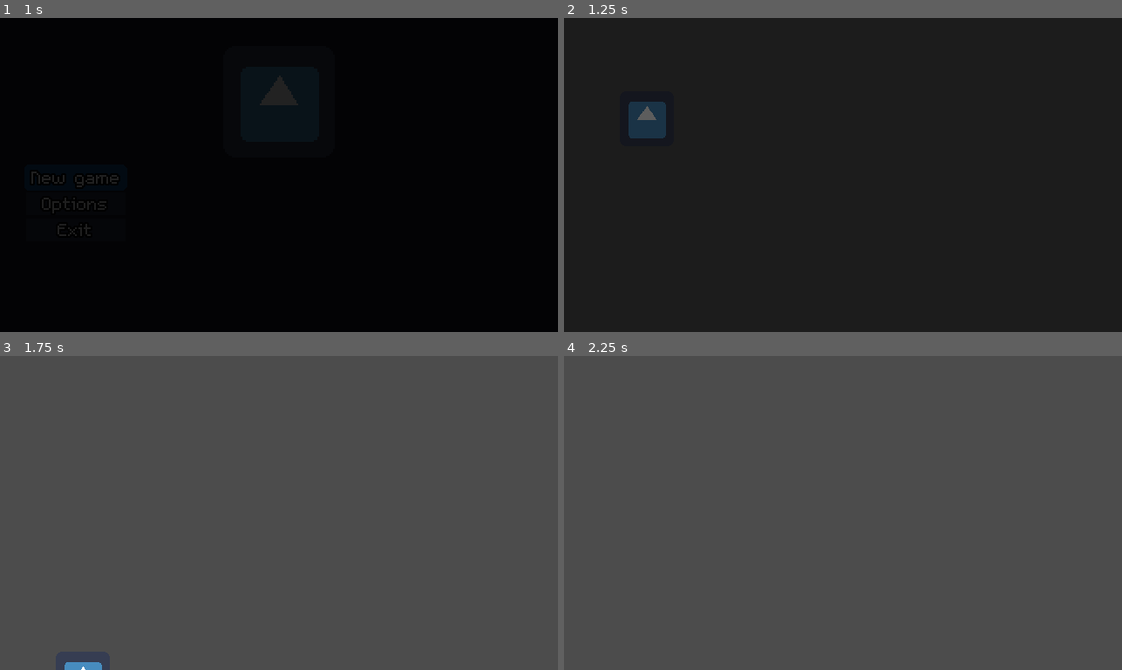
Above: before the commit, frames 1-4 (two rows, left to right).
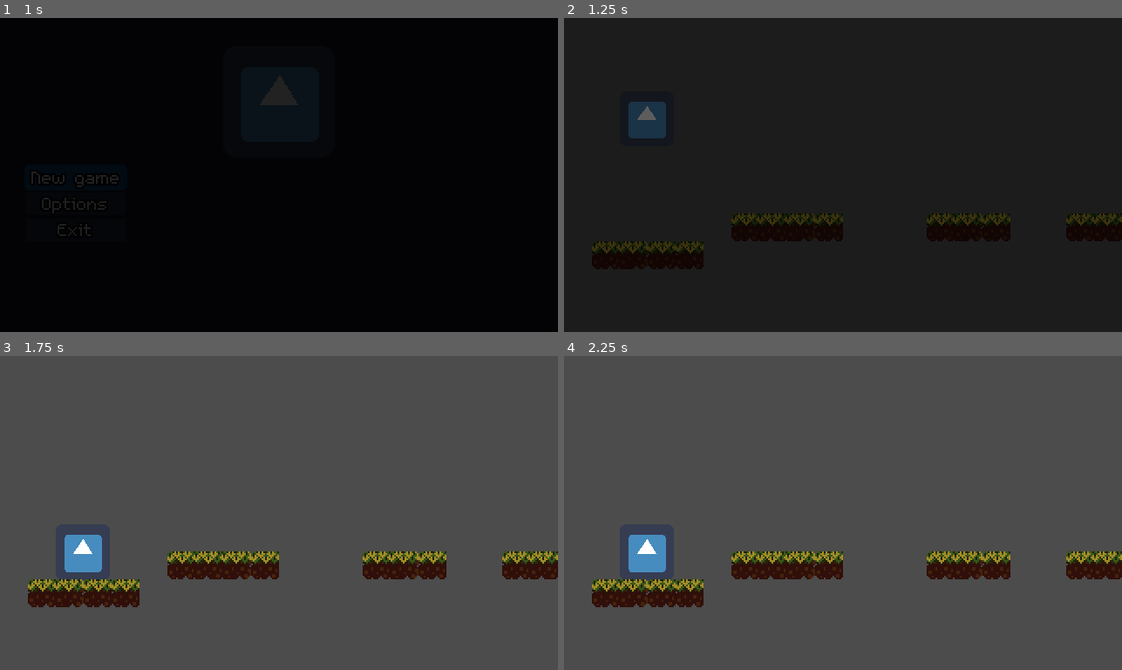
Above: after the commit, the same moments.

Repository: blabtonic/Tipperary-Climber
Game: Godot game, scene res://Game/Game.tscn
Two runs of this game, one before a commit and one after it. Both use one fixed random seed, a clock stepped at 60 frames per second and the inputs below. The engine's default icon, where the game draws it, is replaced by a stand-in: a white triangle on a blue panel in a dark square.
Inputs:
- Up to frame 1 (1 s): click "New game" at 0.5 s
- Up to frame 2 (1.25 s): no input
- Up to frame 3 (1.75 s): tap Enter at 1.25 s; hold D (Right) from 1.28 s (still down); tap Space (Jump) at 1.52 s
- Up to frame 4 (2.25 s): keep holding D (Right)

Frame 1 is identical in both runs. In frame 2, 0.9% of the frame differs, in the area x 5-100%, y 62-75%; in frame 3, 6.5%, in the area x 5-100%, y 56-100%; in frame 4, 6.4%.

Commit message:
created the tilemap as seperate sprites very easy!!

Diff:
--- /dev/null
+++ b/Assets/TileMap/Platform_1.tres
@@ -0,0 +1,113 @@
+[gd_resource type="TileSet" load_steps=3 format=2]
+
+[ext_resource path="res://Assets/TileMap/Sprite Sheet 16x16.png" type="Texture" id=1]
+
+[sub_resource type="RectangleShape2D" id=1]
+extents = Vector2( 8.00731, 7.73333 )
+
+[resource]
+0/name = "0"
+0/texture = ExtResource( 1 )
+0/tex_offset = Vector2( 0, 0 )
+0/modulate = Color( 1, 1, 1, 1 )
+0/region = Rect2( 48, 0, 16, 16 )
+0/tile_mode = 0
+0/occluder_offset = Vector2( 0, 0 )
+0/navigation_offset = Vector2( 0, 0 )
+0/shape_offset = Vector2( 8, 8 )
+0/shape_transform = Transform2D( 1, 0, 0, 1, 8, 8 )
+0/shape = SubResource( 1 )
+0/shape_one_way = false
+0/shape_one_way_margin = 1.0
+0/shapes = [ {
+"autotile_coord": Vector2( 0, 0 ),
+"one_way": false,
+"one_way_margin": 1.0,
+"shape": SubResource( 1 ),
+"shape_transform": Transform2D( 1, 0, 0, 1, 8, 8 )
+} ]
+0/z_index = 0
+1/name = "3"
+1/texture = ExtResource( 1 )
+1/tex_offset = Vector2( 0, 0 )
+1/modulate = Color( 1, 1, 1, 1 )
+1/region = Rect2( 48, 0, 16, 16 )
+1/tile_mode = 0
+1/occluder_offset = Vector2( 0, 0 )
+1/navigation_offset = Vector2( 0, 0 )
+1/shape_offset = Vector2( 8, 8 )
+1/shape_transform = Transform2D( 1, 0, 0, 1, 8, 8 )
+1/shape = SubResource( 1 )
+1/shape_one_way = false
+1/shape_one_way_margin = 1.0
+1/shapes = [ {
+"autotile_coord": Vector2( 0, 0 ),
+"one_way": false,
+"one_way_margin": 1.0,
+"shape": SubResource( 1 ),
+"shape_transform": Transform2D( 1, 0, 0, 1, 8, 8 )
+} ]
+1/z_index = 0
+2/name = "4"
+2/texture = ExtResource( 1 )
+2/tex_offset = Vector2( 0, 0 )
+2/modulate = Color( 1, 1, 1, 1 )
+2/region = Rect2( 48, 0, 16, 16 )
+2/tile_mode = 0
+2/occluder_offset = Vector2( 0, 0 )
+2/navigation_offset = Vector2( 0, 0 )
+2/shape_offset = Vector2( 8, 8 )
+2/shape_transform = Transform2D( 1, 0, 0, 1, 8, 8 )
+2/shape = SubResource( 1 )
+2/shape_one_way = false
+2/shape_one_way_margin = 1.0
+2/shapes = [ {
+"autotile_coord": Vector2( 0, 0 ),
+"one_way": false,
+"one_way_margin": 1.0,
+"shape": SubResource( 1 ),
+"shape_transform": Transform2D( 1, 0, 0, 1, 8, 8 )
+} ]
+2/z_index = 0
+3/name = "2"
+3/texture = ExtResource( 1 )
+3/tex_offset = Vector2( 0, 0 )
+3/modulate = Color( 1, 1, 1, 1 )
+3/region = Rect2( 80, 0, 16, 16 )
+3/tile_mode = 0
+3/occluder_offset = Vector2( 0, 0 )
+3/navigation_offset = Vector2( 0, 0 )
+3/shape_offset = Vector2( 8, 8 )
+3/shape_transform = Transform2D( 1, 0, 0, 1, 8, 8 )
+3/shape = SubResource( 1 )
+3/shape_one_way = false
+3/shape_one_way_margin = 1.0
+3/shapes = [ {
+"autotile_coord": Vector2( 0, 0 ),
+"one_way": false,
+"one_way_margin": 1.0,
+"shape": SubResource( 1 ),
+"shape_transform": Transform2D( 1, 0, 0, 1, 8, 8 )
+} ]
+3/z_index = 0
+4/name = "1"
+4/texture = ExtResource( 1 )
+4/tex_offset = Vector2( 0, 0 )
+4/modulate = Color( 1, 1, 1, 1 )
+4/region = Rect2( 64, 0, 16, 16 )
+4/tile_mode = 0
+4/occluder_offset = Vector2( 0, 0 )
+4/navigation_offset = Vector2( 0, 0 )
+4/shape_offset = Vector2( 8, 8 )
+4/shape_transform = Transform2D( 1, 0, 0, 1, 8, 8 )
+4/shape = SubResource( 1 )
+4/shape_one_way = false
+4/shape_one_way_margin = 1.0
+4/shapes = [ {
+"autotile_coord": Vector2( 0, 0 ),
+"one_way": false,
+"one_way_margin": 1.0,
+"shape": SubResource( 1 ),
+"shape_transform": Transform2D( 1, 0, 0, 1, 8, 8 )
+} ]
+4/z_index = 0
--- a/Levels/LevelScene.tscn
+++ b/Levels/LevelScene.tscn
@@ -1,7 +1,8 @@
-[gd_scene load_steps=4 format=2]
+[gd_scene load_steps=5 format=2]
 
 [ext_resource path="res://icon.png" type="Texture" id=1]
 [ext_resource path="res://Levels/Player.gd" type="Script" id=2]
+[ext_resource path="res://Assets/TileMap/Platform_1.tres" type="TileSet" id=3]
 
 [sub_resource type="RectangleShape2D" id=1]
 extents = Vector2( 14.9961, 15.7834 )
@@ -22,3 +23,9 @@
 
 [node name="CollisionShape2D" type="CollisionShape2D" parent="Player"]
 shape = SubResource( 1 )
+
+[node name="TileMap" type="TileMap" parent="."]
+tile_set = ExtResource( 3 )
+cell_size = Vector2( 16, 16 )
+format = 1
+tile_data = PoolIntArray( 458758, 0, 0, 458759, 4, 0, 458760, 3, 0, 458761, 1, 0, 458765, 1, 0, 458766, 3, 0, 458767, 2, 0, 458770, 2, 0, 458771, 4, 0, 524289, 2, 0, 524290, 3, 0, 524291, 0, 0, 524292, 2, 0 )
--- a/Levels/Tiles.tscn
+++ b/Levels/Tiles.tscn
@@ -24,8 +24,42 @@
 position = Vector2( 8, 8 )
 shape = SubResource( 1 )
 
+[node name="3" type="Sprite" parent="."]
+position = Vector2( 48, 63.8104 )
+texture = ExtResource( 1 )
+centered = false
+region_enabled = true
+region_rect = Rect2( 48, 0, 16, 16 )
+__meta__ = {
+"_edit_group_": true
+}
+
+[node name="StaticBody2D" type="StaticBody2D" parent="3"]
+
+[node name="CollisionShape2D" type="CollisionShape2D" parent="3/StaticBody2D"]
+visible = false
+position = Vector2( 8, 8 )
+shape = SubResource( 1 )
+
+[node name="4" type="Sprite" parent="."]
+position = Vector2( 80, 63.8104 )
+texture = ExtResource( 1 )
+centered = false
+region_enabled = true
+region_rect = Rect2( 48, 0, 16, 16 )
+__meta__ = {
+"_edit_group_": true
+}
+
+[node name="StaticBody2D" type="StaticBody2D" parent="4"]
+
+[node name="CollisionShape2D" type="CollisionShape2D" parent="4/StaticBody2D"]
+visible = false
+position = Vector2( 8, 8 )
+shape = SubResource( 1 )
+
 [node name="2" type="Sprite" parent="."]
-position = Vector2( 48, 63.8104 )
+position = Vector2( 64, 63.8104 )
 texture = ExtResource( 1 )
 centered = false
 region_enabled = true
